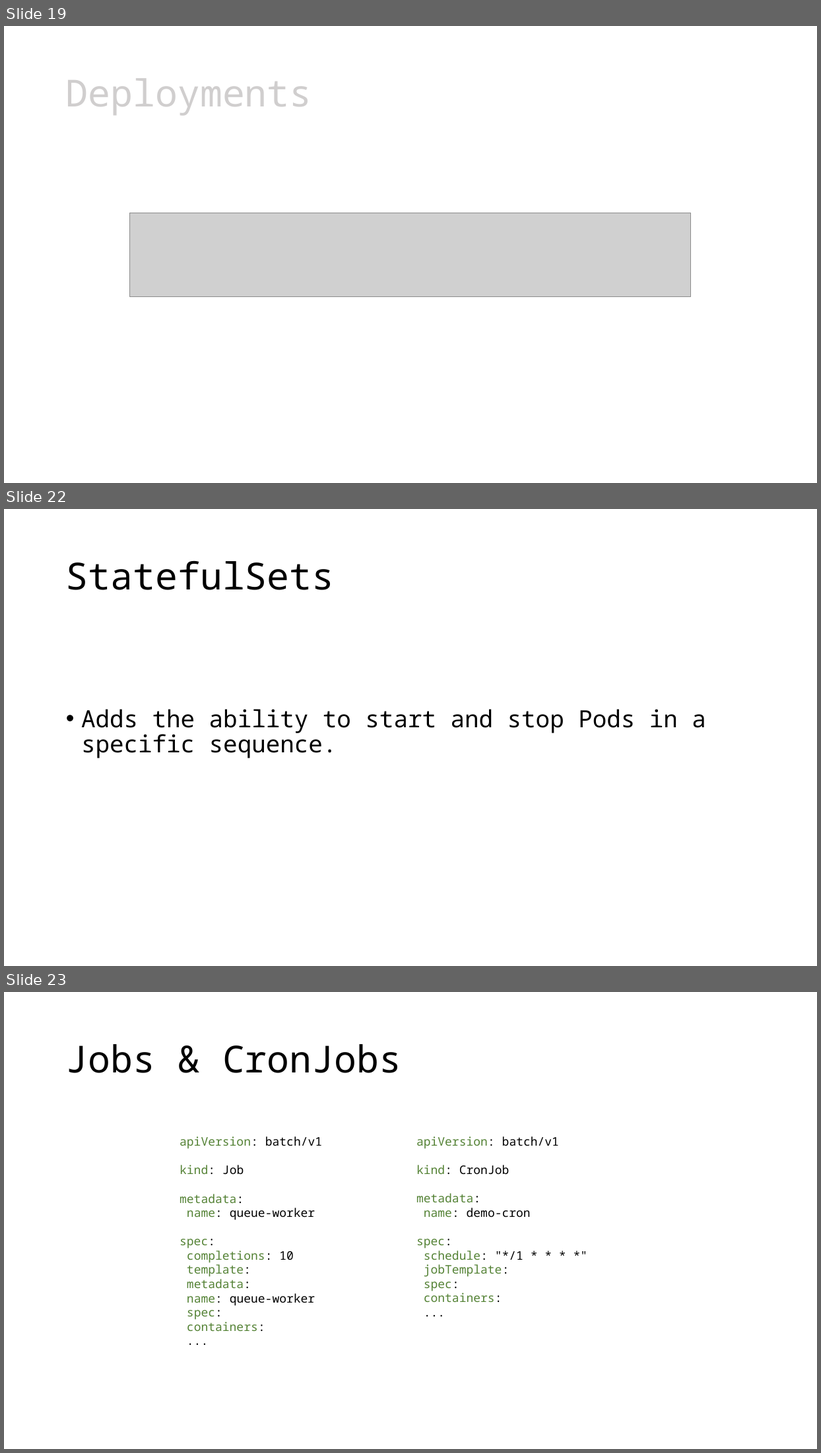
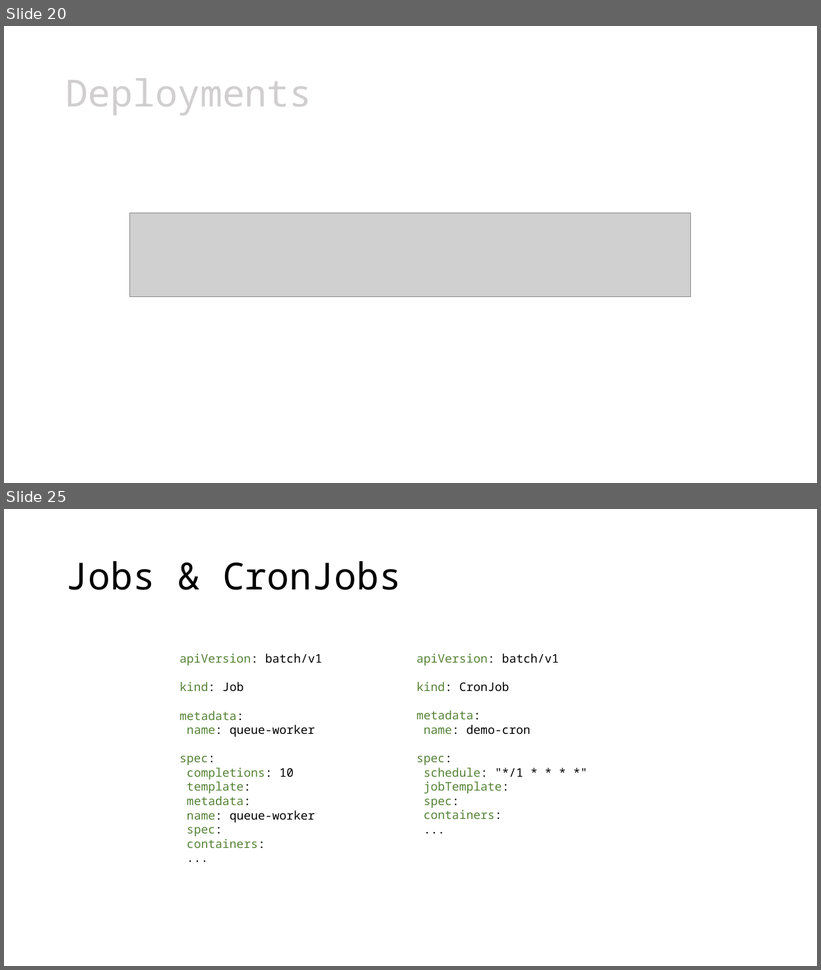
Before and after one commit to leonardopoggiani/Live-migration-Kubernetes-pods, a slide deck: presentazione_tesi.pptx. Shown one above the other, each under a label of ours: slides 19, 22 and 23 before the commit, slides 20 and 25 after it; the slides between them are not shown. The pictures are 821x1453 and 821x970 pixels, drawn with LibreOffice and Linux fonts; fonts in the diff are those of the drawing; grey boxes stand for pictures. Boxes give left, top, right and bottom in pixels: in the first picture for what was removed or moved away, otherwise in the second. Text is boxed around its words. In the diff, an @@ line names an element or a change of style, - is before the commit and + after.

```diff
--- a/presentazione_tesi.pptx
+++ b/presentazione_tesi.pptx
@@ slide 22 removed at box(4, 509, 817, 966), background #FFFFFF @@
@@ title removed at box(66, 560, 335, 590) @@
-StatefulSets
@@ text removed at box(81, 709, 706, 758) @@
-• Adds the ability to start and stop Pods in a specific sequence.
@@ what was slide 19 is now slide 20 @@
@@ what was slide 23 is now slide 25 @@
```
Also in this commit, not shown: 12 slides changed, 37 slides added, 2 other slides removed, 1 other file.
